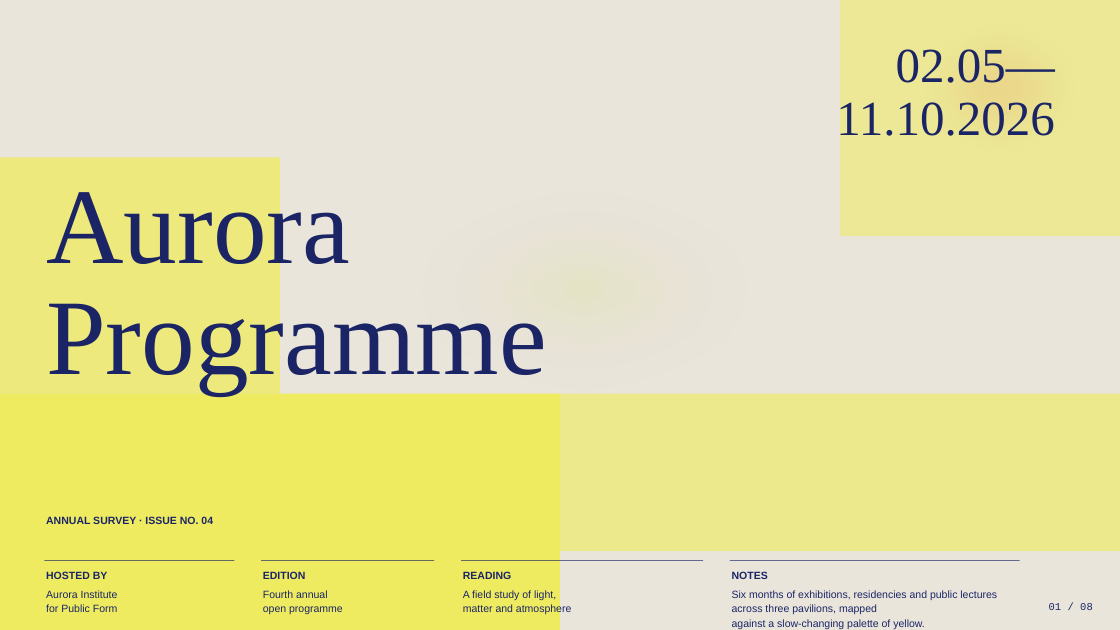
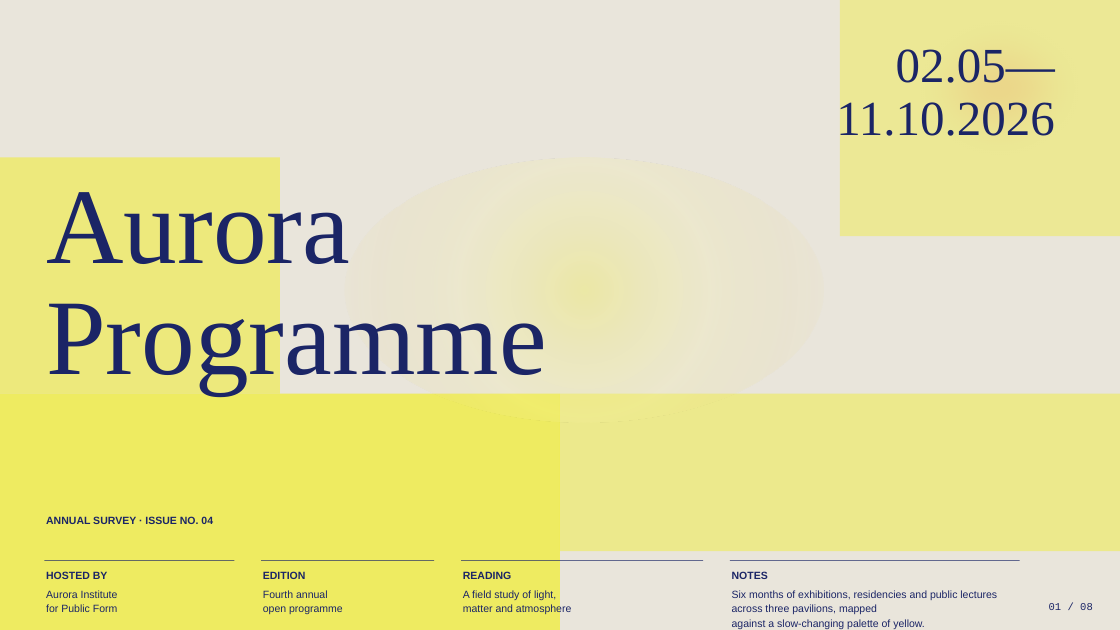
Before and after one commit to hustcer/pptx-nova, a slide deck: slide 1 of assets/examples/biennale-yellow/deck.pptx. Drawn at 1120x630 pixels with LibreOffice and Linux fonts; fonts in the diff are those of the drawing. Boxes give left, top, right and bottom in pixels: in the first picture for what was removed or moved away, otherwise in the second. Text is boxed around its words. In the diff, an @@ line names an element or a change of style, - is before the commit and + after.

Commit message:
fix(pptx-gen): support radial gradient fills
- Add path gradient support to the xdoc patch fill model so radial fills can be expressed as native DrawingML instead of raw XML, images, or layered shape workarounds.
- Parse radialGradient and pathGradient payloads, validate path and fillToRect values, reject invalid path-plus-angle combinations, and emit a:path with optional a:fillToRect while preserving existing linear gradient behavior.
- Extend the xdoc patch schema with gradient path and fillToRect fields so CLI users and DeckKits can discover and validate the new radial fill API.
- Cover shape, font/background-adjacent bridge behavior and master background generation with regression tests, including XML assertions for a:path path="circle".
- Update the biennale-yellow DeckKit sun bloom to use a single editable oval with a native radial gradient and regenerate the committed example artifacts.

```diff
--- a/assets/examples/biennale-yellow/deck.pptx
+++ b/assets/examples/biennale-yellow/deck.pptx
@@ ellipse at bbox=[344, 158, 823, 423]: fill #F0DA7C at 6% opacity to gradient #F1EE2E to #F8F39B to #F0DA7C @@
@@ ellipse removed at bbox=[373, 173, 795, 406] @@
@@ ellipse removed at bbox=[402, 189, 765, 390] @@
@@ ellipse removed at bbox=[431, 205, 738, 375] @@
@@ ellipse removed at bbox=[457, 220, 711, 360] @@
@@ ellipse removed at bbox=[481, 233, 686, 346] @@
@@ ellipse removed at bbox=[502, 245, 665, 334] @@
@@ ellipse removed at bbox=[522, 255, 646, 324] @@
@@ ellipse removed at bbox=[539, 265, 629, 315] @@
```
Also in this commit, not shown: 5 other files.
